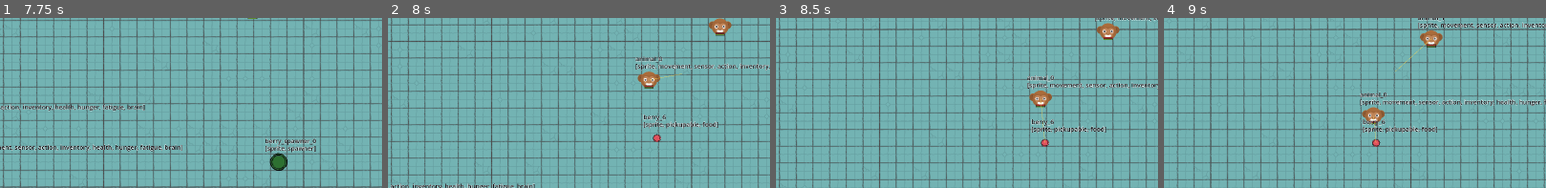
Above: before the commit, frames 1-4 (left to right).
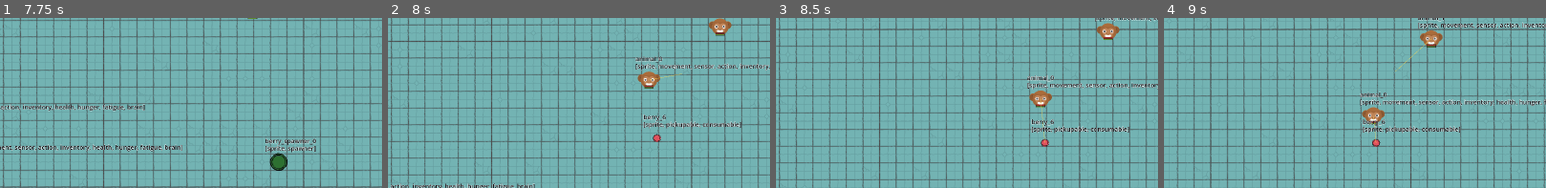
Above: after the commit, the same moments.

Repository: hafizosina/compilationpack
Game: Godot game, scene res://8. SimpleAiSystem/main.tscn
The game is run twice, just before and just after one commit, with the same random seed, the same clock (stepped at 60 frames per second) and the same inputs.
Inputs (mouse positions are % of the whole screen's width and height, from its top left):
- Up to frame 1 (7.75 s): click "Respawn (F5)" at 0.5 s; click "Respawn (F5)" at 1.25 s; click "Respawn (F5)" at 2 s; tap Enter at 2.75 s; move the mouse to (45, 70) at 2.77 s; hold Up (ui_up) 2.78-3.5 s; hold Shift (sprint) 2.78-3.5 s; click (45, 70) at 2.92 s; drag from (80, 65) to (41, 63) at 3.52 s; move the mouse to (20, 35) at 4.27 s; hold Left (ui_left) 4.28-5 s; hold Shift (sprint) 4.28-5 s; drag from (55, 50) to (73, 68) at 5.02 s; move the mouse to (35, 25) at 5.77 s; hold Down (ui_down) 5.78-6.5 s; hold Shift (sprint) 5.78-6.5 s; drag from (72, 45) to (95, 1) at 6.52 s; move the mouse to (30, 55) at 7.27 s; hold Up (ui_up) from 7.28 s (still down); hold Shift (sprint) from 7.28 s (still down); click (30, 55) at 7.42 s
- Up to frame 2 (8 s): keep holding Up (ui_up); keep holding Shift (sprint)
- Up to frame 3 (8.5 s): release Up (ui_up) at 8 s; release Shift (sprint) at 8 s; drag from (60, 28) to (93, 53) at 8.02 s
- Up to frame 4 (9 s): move the mouse to (45, 70) at 8.77 s; hold Right (ui_right) from 8.78 s (still down); hold Shift (sprint) from 8.78 s (still down)
The pictures show only the part of the screen within x 50-100%, y 50-100%; the shares and areas given below are measured in that part.

Frame 1 is identical in both runs. In frame 2, 0.2% of the frame differs, in the area x 82-93%, y 60-65%; in frame 3, 0.2%; in frame 4, 0.2%, in the area x 67-78%, y 63-68%.

Commit message:
feat(sim): inventory stubs and brain-driven eating from pocket or ground

Diff:
--- a/8. SimpleAiSystem/components/sim_brain_component.gd
+++ b/8. SimpleAiSystem/components/sim_brain_component.gd
@@ -18,7 +18,7 @@
 ## berry first the target stops being valid, and the next tick retargets to the
 ## nearest remaining one, or falls back to wandering.
 
-enum State { WANDER, SEEK }
+enum State { WANDER, SEEK, FEED }
 
 ## Seconds between decisions. Cheap enough to run per-entity at this scale.
 var think_interval: float = 0.25
@@ -42,6 +42,7 @@
 var _sensor: SimSensorComponent
 var _action: SimActionComponent
 var _inventory: SimInventoryComponent
+var _hunger: SimHungerComponent
 var _movement: SimMovementComponent
 var _target: SimEntity
 var _state: State = State.WANDER
@@ -65,6 +66,7 @@
 	_sensor = entity.get_component(&"sensor") as SimSensorComponent
 	_action = entity.get_component(&"action") as SimActionComponent
 	_inventory = entity.get_component(&"inventory") as SimInventoryComponent
+	_hunger = entity.get_component(&"hunger") as SimHungerComponent
 	_movement = entity.get_component(&"movement") as SimMovementComponent
 	if _sensor == null or _movement == null:
 		push_warning("SimBrainComponent on '%s' needs a sensor and movement component" % entity.name)
@@ -84,6 +86,9 @@
 		_step_wander(delta)
 
 func _think() -> void:
+	if _feed_if_hungry():
+		return
+
 	# Nowhere to put anything — no point chasing it, so just roam.
 	if _inventory != null and _inventory.is_full():
 		_target = null
@@ -114,11 +119,55 @@
 	_enter(State.SEEK)
 	_movement.move_to(_target.global_position, SimMovementComponent.Gait.WALK)
 
+## Hunger takes priority over collecting. Looks in the pocket first because
+## that costs no travel, then at the world.
+##
+## Neither this nor HungerComponent requires an inventory: an entity without one
+## simply skips the first half and eats off the ground, which is also what
+## happens once its pocket is empty.
+func _feed_if_hungry() -> bool:
+	if _hunger == null or not _hunger.is_hungry():
+		return false
+
+	if _inventory != null:
+		var carried := _inventory.find_with_stub(&"consume")
+		if carried != null:
+			# Nothing to walk to — it is already in hand.
+			_hunger.eat(carried)
+			_target = null
+			_enter(State.WANDER)
+			return true
+
+	var found := _sensor.nearest_with_stub(&"consume")
+	if found == null:
+		return false
+
+	_target = found
+	if _action != null and _action.in_reach(found):
+		# Eaten where it lies; it never enters the inventory.
+		_hunger.eat(found)
+		_target = null
+		_enter(State.WANDER)
+		return true
+
+	_enter(State.FEED)
+	_movement.move_to(found.global_position, SimMovementComponent.Gait.WALK)
+	return true
+
 func _target_is_valid() -> bool:
 	if _target == null or not is_instance_valid(_target):
 		return false
 	var pickable := _target.get_component(wanted) as SimPickUpAbleComponent
 	return pickable != null and pickable.is_available()
+
+func _state_name(full: bool) -> String:
+	match _state:
+		State.FEED:
+			return "going to eat"
+		State.SEEK:
+			return "seeking"
+		_:
+			return "wandering (full)" if full else "wandering"
 
 func _enter(next: State) -> void:
 	if _state == next:
@@ -161,7 +210,7 @@
 func describe() -> Dictionary:
 	var full := _inventory != null and _inventory.is_full()
 	var fields := {
-		"state": ("wandering (full)" if full else "wandering") if _state == State.WANDER else "seeking",
+		"state": _state_name(full),
 		"target": _target.name if _target_is_valid() else "—",
 		"collected": str(_collected),
 		"wander step": "%.0f px" % wander_radius,
--- a/8. SimpleAiSystem/components/sim_component.gd
+++ b/8. SimpleAiSystem/components/sim_component.gd
@@ -16,6 +16,17 @@
 		entity = parent
 	else:
 		push_error("%s must be a child of a SimEntity" % get_class())
+
+## Inventory verbs this component makes available on whatever carries it —
+## `&"consume"`, `&"equip"`, `&"place_item"`, `&"throw_item"`. A holder asks
+## "what can I do with this?" by looking for a stub, never by checking a type,
+## so a new consumable needs no change anywhere that offers food.
+##
+## Declared here AND on the matching SimComponentDef, because a thing in the
+## world is a live entity while a thing in a pocket is a blueprint snapshot —
+## the same question has to be answerable of both.
+func stubs() -> Array[StringName]:
+	return []
 
 ## Slot key this component occupies on its entity. Override in every subclass;
 ## must match the matching SimComponentDef.slot().
--- /dev/null
+++ b/8. SimpleAiSystem/components/sim_consumable_component.gd
@@ -0,0 +1,49 @@
+class_name SimConsumableComponent
+extends SimComponent
+
+## Target-side affordance: this entity can be consumed. Nothing maps an id to a
+## value — an entity is consumable because it carries this component, and how
+## nourishing it is lives here with it.
+##
+## Offers the `consume` stub, so a holder can ask "what can I do with this?"
+## without knowing what it is.
+##
+## This is the WORLD side, and it resolves consumption itself: top the eater up,
+## then destroy itself. A thing that has been picked up is a blueprint snapshot
+## instead, and the matching SimConsumableDef carries the same number.
+
+## Hunger restored when consumed.
+var nourishment: float = 35.0
+
+signal consumed(actor: SimEntity)
+
+var _used := false
+
+func slot() -> StringName:
+	return &"consumable"
+
+func stubs() -> Array[StringName]:
+	return [&"consume"]
+
+func is_available() -> bool:
+	return not _used
+
+## Resolves being consumed by `actor`, restoring `into`. Returns false if
+## something already took it.
+func consume(actor: SimEntity, into: SimBarComponent) -> bool:
+	if _used:
+		return false
+	_used = true
+	into.restore(nourishment)
+	consumed.emit(actor)
+	var parent := entity.get_parent()
+	if parent != null:
+		parent.remove_child(entity)
+	entity.queue_free()
+	return true
+
+func describe() -> Dictionary:
+	return {
+		"nourishment": "%.0f hunger" % nourishment,
+		"state": "available" if is_available() else "consumed",
+	}
--- /dev/null
+++ b/8. SimpleAiSystem/components/sim_equipment_component.gd
@@ -0,0 +1,22 @@
+class_name SimEquipmentComponent
+extends SimComponent
+
+## Target-side affordance: this entity can be worn or wielded. Offers the
+## `equip` stub so a holder can find it the same way it finds anything else —
+## by asking which verbs a carried thing supports.
+##
+## DECLARED, NOT IMPLEMENTED. Nothing equips anything yet; this exists so the
+## verb vocabulary is in one place rather than being invented later. No
+## blueprint carries it.
+
+## Where it goes when equipped.
+var body_slot: StringName = &"hand"
+
+func slot() -> StringName:
+	return &"equipment"
+
+func stubs() -> Array[StringName]:
+	return [&"equip"]
+
+func describe() -> Dictionary:
+	return {"equips to": String(body_slot)}
--- a/8. SimpleAiSystem/components/sim_food_component.gd
+++ /dev/null
@@ -1,47 +0,0 @@
-class_name SimFoodComponent
-extends SimComponent
-
-## Target-side affordance: this entity is food. Nothing maps an id to a hunger
-## value — an entity is edible because it carries this component, and how
-## nourishing it is lives here with it.
-##
-## Actor declares, target resolves: HungerComponent asks, and this decides what
-## eating actually does — top the eater up, then destroy itself.
-##
-## This is the WORLD side. Once something is picked up the entity is gone, and
-## the carrier holds a blueprint snapshot instead; eating from a pocket reads
-## `hunger_value` off the SimFoodDef in that snapshot. Both paths use the same
-## authored number, and in both "is it food?" is answered by component presence.
-
-## Hunger restored when eaten.
-var hunger_value: float = 35.0
-
-## Emitted just before the entity is consumed.
-signal eaten(actor: SimEntity)
-
-var _consumed := false
-
-func slot() -> StringName:
-	return &"food"
-
-func is_available() -> bool:
-	return not _consumed
-
-## Resolves being eaten by `actor`. Returns false if something already ate it.
-func consume(actor: SimEntity, hunger: SimBarComponent) -> bool:
-	if _consumed:
-		return false
-	_consumed = true
-	hunger.restore(hunger_value)
-	eaten.emit(actor)
-	var parent := entity.get_parent()
-	if parent != null:
-		parent.remove_child(entity)
-	entity.queue_free()
-	return true
-
-func describe() -> Dictionary:
-	return {
-		"nourishment": "%.0f hunger" % hunger_value,
-		"state": "edible" if is_available() else "eaten",
-	}
--- a/8. SimpleAiSystem/components/sim_hunger_component.gd
+++ b/8. SimpleAiSystem/components/sim_hunger_component.gd
@@ -11,64 +11,54 @@
 var well_fed_above: float = 50.0
 ## Health lost per second while completely empty.
 var starve_damage_per_second: float = 2.0
-## Eats whenever hunger sits below this. 100 means "eat as soon as you carry
-## food and are not completely full" — the placeholder for a real decision.
-## Lower it (to `well_fed_above`, say) to make animals carry food until hungry.
-var eat_below: float = 100.0
-
 ## Drain multiplier while the entity is asleep — a sleeping animal still gets
 ## hungry, just slower. Read from the entity's own `is_sleeping` flag, so this
 ## never touches FatigueComponent and the two bars stay independent.
 var sleep_drain_scale: float = 0.25
-
-func slot() -> StringName:
-	return &"hunger"
-
-func bar_label() -> String:
-	return "hunger"
 
 ## Whether Health may regenerate. Health asks this rather than reading the
 ## number, so the threshold lives with the bar that owns it.
 func is_well_fed() -> bool:
 	return value > well_fed_above
 
-## Whether the entity should be looking for food.
+## Whether the entity should be looking for food. The brain asks this; the
+## number behind it stays here.
 func is_hungry() -> bool:
 	return value <= well_fed_above
 
 func drain_scale() -> float:
 	return sleep_drain_scale if entity != null and entity.is_sleeping else 1.0
 
-## Eats one carried thing. Hunger owns eating for the same reason Inventory owns
-## pick-up: it is the component with the appetite, as Inventory is the one with
-## the pocket.
+## Consumes `target`, whatever it is and wherever it came from.
 ##
-## Nothing here knows what a berry is. It asks the inventory for a held
-## blueprint carrying a `food` def — the same "find by capability" question the
-## sensor asks of the world — and that def says how nourishing it is.
+## It accepts either a live entity in the world or a blueprint snapshot out of
+## someone's pocket, and in both cases asks the same question — does this offer
+## the `consume` stub? — rather than checking what it is.
 ##
-## Called from _process for now: with no planner, "eat what you are carrying" is
-## not much of a decision. GOAP takes it over as a real action in step 5, at
-## which point this self-trigger goes and the brain calls try_eat() instead.
-func try_eat() -> bool:
-	var inventory := entity.get_component(&"inventory") as SimInventoryComponent
-	if inventory == null:
-		return false
-	var snapshot := inventory.held_with(&"food")
-	if snapshot == null:
-		return false
-	var food := snapshot.component_def(&"food") as SimFoodDef
-	if food == null:
-		return false
-	restore(food.hunger_value)
-	inventory.release(snapshot)
-	return true
+## Hunger never touches Inventory. A live target resolves itself and disappears;
+## a snapshot cannot, so this announces `thing_used` on the entity and whoever
+## is holding it drops it. That announcement is the only coupling, and it points
+## at nobody in particular.
+func eat(target) -> bool:
+	if target is SimEntity:
+		var consumable := target.find_with_stub(&"consume") as SimConsumableComponent
+		if consumable == null or not consumable.is_available():
+			return false
+		# The live component resolves it: restores this bar and frees itself.
+		return consumable.consume(entity, self)
+
+	if target is SimEntityDef:
+		var def := target.find_with_stub(&"consume") as SimConsumableDef
+		if def == null:
+			return false
+		restore(def.nourishment)
+		entity.thing_used.emit(&"consume", target)
+		return true
+
+	return false
 
 func _process(delta: float) -> void:
 	super(delta)
-	# A sleeping animal does not rummage in its own pockets.
-	if value < eat_below and not entity.is_sleeping:
-		try_eat()
 	if not is_empty() or starve_damage_per_second <= 0.0:
 		return
 	var health := entity.get_component(&"health") as SimHealthComponent
--- a/8. SimpleAiSystem/components/sim_inventory_component.gd
+++ b/8. SimpleAiSystem/components/sim_inventory_component.gd
@@ -47,6 +47,14 @@
 func _ready() -> void:
 	super()
 	z_index = 50
+	# Whatever used a carried thing announces it on the entity; if it was one of
+	# ours, we are the one that drops it. Nothing tells us who did the using.
+	if entity != null:
+		entity.thing_used.connect(_on_thing_used)
+
+func _on_thing_used(_verb: StringName, target) -> void:
+	if target is SimEntityDef and _held.has(target):
+		release(target)
 
 ## Attempts to pick `target` up. Returns false if this entity has no action
 ## component to reach with, if the target is out of reach, if it does not
@@ -80,12 +88,13 @@
 	queue_redraw()
 	return true
 
-## The first held blueprint carrying `wanted_slot`, or null. This is the pocket's
-## version of the sensor's `nearest_with()` — the same "which components does it
-## have" question, asked of what is carried rather than what is in range.
-func held_with(wanted_slot: StringName) -> SimEntityDef:
+## The first held blueprint offering `verb` — `&"consume"`, `&"equip"`, and so
+## on. The pocket's version of the sensor's `nearest_with()`: the same "what can
+## I do with this?" question, asked of what is carried rather than what is in
+## range. The inventory itself does not implement any of those verbs.
+func find_with_stub(verb: StringName) -> SimEntityDef:
 	for snapshot in _held:
-		if snapshot != null and snapshot.has_component_def(wanted_slot):
+		if snapshot != null and snapshot.offers(verb):
 			return snapshot
 	return null
 
--- a/8. SimpleAiSystem/components/sim_pick_up_able_component.gd
+++ b/8. SimpleAiSystem/components/sim_pick_up_able_component.gd
@@ -15,6 +15,10 @@
 
 func slot() -> StringName:
 	return &"pickupable"
+
+## A thing that could be picked up can also be thrown back out of a pocket.
+func stubs() -> Array[StringName]:
+	return [&"throw_item"]
 
 ## False once someone has claimed this, even if it is still in the tree.
 func is_available() -> bool:
--- /dev/null
+++ b/8. SimpleAiSystem/components/sim_place_able_component.gd
@@ -0,0 +1,15 @@
+class_name SimPlaceAbleComponent
+extends SimComponent
+
+## Target-side affordance: this entity can be put back down into the world as a
+## standing thing. Offers the `place_item` stub.
+##
+## DECLARED, NOT IMPLEMENTED. Placing is not wired up; the blueprint snapshot an
+## inventory holds is already enough to respawn one through the factory, so this
+## is where that will hang. No blueprint carries it.
+
+func slot() -> StringName:
+	return &"placeable"
+
+func stubs() -> Array[StringName]:
+	return [&"place_item"]
--- a/8. SimpleAiSystem/components/sim_sensor_component.gd
+++ b/8. SimpleAiSystem/components/sim_sensor_component.gd
@@ -48,6 +48,22 @@
 			best = candidate
 	return best
 
+## The closest detected entity offering `verb`. The world-side counterpart of
+## SimInventoryComponent.find_with_stub(): the same "what can I do with this?"
+## question, asked of what is in range rather than what is carried.
+func nearest_with_stub(verb: StringName) -> SimEntity:
+	var best: SimEntity = null
+	var best_distance := INF
+	for candidate in get_detected():
+		var found: SimEntity = candidate
+		if not found.offers(verb):
+			continue
+		var distance: float = entity.global_position.distance_squared_to(found.global_position)
+		if distance < best_distance:
+			best_distance = distance
+			best = found
+	return best
+
 ## Shared by Sensor and Action: a monitoring-only circular area on the entity.
 func _build_area(area_radius: float, area_name: String) -> Area2D:
 	var area := Area2D.new()
--- a/8. SimpleAiSystem/defs/blueprints/berry.tres
+++ b/8. SimpleAiSystem/defs/blueprints/berry.tres
@@ -5,7 +5,7 @@
 [ext_resource type="Script" uid="uid://dtqsb3tmid1tf" path="res://8. SimpleAiSystem/defs/components/sim_sprite_def.gd" id="3_sprite"]
 [ext_resource type="Script" uid="uid://bcoqgepwu8n06" path="res://8. SimpleAiSystem/defs/components/sim_pick_up_able_def.gd" id="4_pickup"]
 [ext_resource type="Texture2D" uid="uid://dlfyft0lv6p2h" path="res://Global/Asset/CircleButtonFull.png" id="5_tex"]
-[ext_resource type="Script" uid="uid://b5377j5lkgwi6" path="res://8. SimpleAiSystem/defs/components/sim_food_def.gd" id="6_food"]
+[ext_resource type="Script" uid="uid://cxmq73nsj25hj" path="res://8. SimpleAiSystem/defs/components/sim_consumable_def.gd" id="6_consumable"]
 
 [sub_resource type="Resource" id="Resource_sprite"]
 script = ExtResource("3_sprite")
@@ -16,11 +16,11 @@
 [sub_resource type="Resource" id="Resource_pickup"]
 script = ExtResource("4_pickup")
 
-[sub_resource type="Resource" id="Resource_food"]
-script = ExtResource("6_food")
+[sub_resource type="Resource" id="Resource_consumable"]
+script = ExtResource("6_consumable")
 
 [resource]
 script = ExtResource("1_def")
 id = &"berry"
 display_name = "Berry"
-components = Array[ExtResource("2_base")]([SubResource("Resource_sprite"), SubResource("Resource_pickup"), SubResource("Resource_food")])
+components = Array[ExtResource("2_base")]([SubResource("Resource_sprite"), SubResource("Resource_pickup"), SubResource("Resource_consumable")])
--- /dev/null
+++ b/8. SimpleAiSystem/defs/components/sim_consumable_def.gd
@@ -0,0 +1,23 @@
+class_name SimConsumableDef
+extends SimComponentDef
+
+## Blueprint for SimConsumableComponent — what makes an entity edible, and how
+## nourishing it is. The same number serves both paths: the live component uses
+## it when something is eaten off the ground, and this def is what a carrier
+## reads when eating from its own pocket.
+
+## Hunger restored when consumed.
+@export var nourishment: float = 35.0
+
+func slot() -> StringName:
+	return &"consumable"
+
+func stubs() -> Array[StringName]:
+	return [&"consume"]
+
+func build_into(entity: SimEntity) -> void:
+	var component := SimConsumableComponent.new()
+	component.name = "ConsumableComponent"
+	component.nourishment = nourishment
+	entity.add_child(component)
+	entity.register_component(slot(), component)
--- /dev/null
+++ b/8. SimpleAiSystem/defs/components/sim_equipment_def.gd
@@ -0,0 +1,21 @@
+class_name SimEquipmentDef
+extends SimComponentDef
+
+## Blueprint for SimEquipmentComponent. DECLARED, NOT IMPLEMENTED — no
+## blueprint carries it yet; it exists so the verb vocabulary lives in one place.
+
+## Where it goes when equipped.
+@export var body_slot: StringName = &"hand"
+
+func slot() -> StringName:
+	return &"equipment"
+
+func stubs() -> Array[StringName]:
+	return [&"equip"]
+
+func build_into(entity: SimEntity) -> void:
+	var component := SimEquipmentComponent.new()
+	component.name = "EquipmentComponent"
+	component.body_slot = body_slot
+	entity.add_child(component)
+	entity.register_component(slot(), component)
--- a/8. SimpleAiSystem/defs/components/sim_food_def.gd
+++ /dev/null
@@ -1,17 +0,0 @@
-class_name SimFoodDef
-extends SimComponentDef
-
-## Blueprint for SimFoodComponent — what makes an entity edible.
-
-## Hunger restored when eaten.
-@export var hunger_value: float = 35.0
-
-func slot() -> StringName:
-	return &"food"
-
-func build_into(entity: SimEntity) -> void:
-	var component := SimFoodComponent.new()
-	component.name = "FoodComponent"
-	component.hunger_value = hunger_value
-	entity.add_child(component)
-	entity.register_component(slot(), component)
--- a/8. SimpleAiSystem/defs/components/sim_hunger_def.gd
+++ b/8. SimpleAiSystem/defs/components/sim_hunger_def.gd
@@ -9,8 +9,6 @@
 @export var starve_damage_per_second: float = 2.0
 ## Drain multiplier while the entity is asleep.
 @export var sleep_drain_scale: float = 0.25
-## Eats whenever hunger is below this. 100 = eat as soon as it carries food.
-@export var eat_below: float = 100.0
 
 func slot() -> StringName:
 	return &"hunger"
@@ -23,4 +21,3 @@
 	hunger.well_fed_above = well_fed_above
 	hunger.starve_damage_per_second = starve_damage_per_second
 	hunger.sleep_drain_scale = sleep_drain_scale
-	hunger.eat_below = eat_below
--- a/8. SimpleAiSystem/defs/components/sim_pick_up_able_def.gd
+++ b/8. SimpleAiSystem/defs/components/sim_pick_up_able_def.gd
@@ -6,6 +6,9 @@
 func slot() -> StringName:
 	return &"pickupable"
 
+func stubs() -> Array[StringName]:
+	return [&"throw_item"]
+
 func build_into(entity: SimEntity) -> void:
 	var component := SimPickUpAbleComponent.new()
 	component.name = "PickUpAbleComponent"
--- /dev/null
+++ b/8. SimpleAiSystem/defs/components/sim_place_able_def.gd
@@ -0,0 +1,17 @@
+class_name SimPlaceAbleDef
+extends SimComponentDef
+
+## Blueprint for SimPlaceAbleComponent. DECLARED, NOT IMPLEMENTED — no
+## blueprint carries it yet; it exists so the verb vocabulary lives in one place.
+
+func slot() -> StringName:
+	return &"placeable"
+
+func stubs() -> Array[StringName]:
+	return [&"place_item"]
+
+func build_into(entity: SimEntity) -> void:
+	var component := SimPlaceAbleComponent.new()
+	component.name = "PlaceAbleComponent"
+	entity.add_child(component)
+	entity.register_component(slot(), component)
--- a/8. SimpleAiSystem/defs/sim_component_def.gd
+++ b/8. SimpleAiSystem/defs/sim_component_def.gd
@@ -16,6 +16,12 @@
 ##   `build_into()`, not referenced. Immutable config (a Texture2D, later an
 ##   ActionDef) may be shared freely.
 
+## Inventory verbs the built component makes available. Mirrors
+## SimComponent.stubs() so a carried snapshot can be asked the same question as
+## a live entity in the world.
+func stubs() -> Array[StringName]:
+	return []
+
 ## Slot key this def builds into. Override in every subclass.
 func slot() -> StringName:
 	return &""
--- a/8. SimpleAiSystem/defs/sim_entity_def.gd
+++ b/8. SimpleAiSystem/defs/sim_entity_def.gd
@@ -23,3 +23,14 @@
 
 func has_component_def(wanted_slot: StringName) -> bool:
 	return component_def(wanted_slot) != null
+
+## The first component def offering `verb`, or null. Lets a holder ask what it
+## can do with a carried snapshot without knowing what the snapshot is.
+func find_with_stub(verb: StringName) -> SimComponentDef:
+	for def in components:
+		if def != null and verb in def.stubs():
+			return def
+	return null
+
+func offers(verb: StringName) -> bool:
+	return find_with_stub(verb) != null
--- a/8. SimpleAiSystem/entity/sim_entity.gd
+++ b/8. SimpleAiSystem/entity/sim_entity.gd
@@ -20,6 +20,16 @@
 
 ## Blueprint id this entity was spawned from (e.g. &"animal").
 var def_id: StringName = &""
+
+## Emitted when one of this entity's components has finished using something —
+## a carried snapshot or a thing in the world. Whoever is holding the target is
+## responsible for disposing of it, and listens here to do so.
+##
+## This is what keeps Hunger from knowing Inventory exists: Hunger announces
+## that it consumed something, and the Inventory, if it happens to hold that
+## thing, drops it. The entity is the mediator; neither component references the
+## other.
+signal thing_used(verb: StringName, target)
 
 ## Whether the entity is asleep. Set by whatever put it to sleep — currently
 ## only FatigueComponent's collapse. It lives here, not on Fatigue, so that any
@@ -122,6 +132,19 @@
 		"components": reported,
 	}
 
+## The first component offering `verb`, or null. The world-side mirror of
+## SimEntityDef.find_with_stub().
+func find_with_stub(verb: StringName) -> Node:
+	for key in _components:
+		var node: Node = _components[key]
+		if node.has_method("stubs") and verb in node.stubs():
+			return node
+	return null
+
+## Whether any component offers `verb`.
+func offers(verb: StringName) -> bool:
+	return find_with_stub(verb) != null
+
 ## Actions this entity can PERFORM, unioned across its components.
 ## Phase 2 fills these in; unused in this prototype, but they are the declared
 ## interface for the do-intersect-receive resolver (COLONY_SIM_CONCEPT.md §2),
Not shown, added: 8. SimpleAiSystem/components/sim_consumable_component.gd.uid
Not shown, added: 8. SimpleAiSystem/components/sim_equipment_component.gd.uid
Not shown, removed: 8. SimpleAiSystem/components/sim_food_component.gd.uid
Not shown, added: 8. SimpleAiSystem/components/sim_place_able_component.gd.uid
Not shown, added: 8. SimpleAiSystem/defs/components/sim_consumable_def.gd.uid
Not shown, added: 8. SimpleAiSystem/defs/components/sim_equipment_def.gd.uid
Not shown, removed: 8. SimpleAiSystem/defs/components/sim_food_def.gd.uid
Not shown, added: 8. SimpleAiSystem/defs/components/sim_place_able_def.gd.uid
Not shown, changed: 8. SimpleAiSystem/HANDOFF.md
